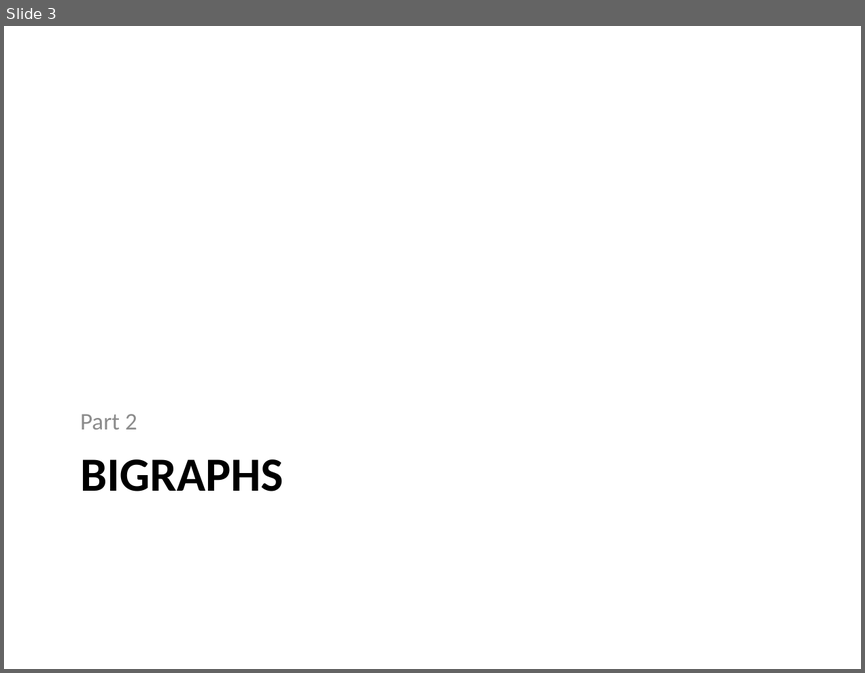
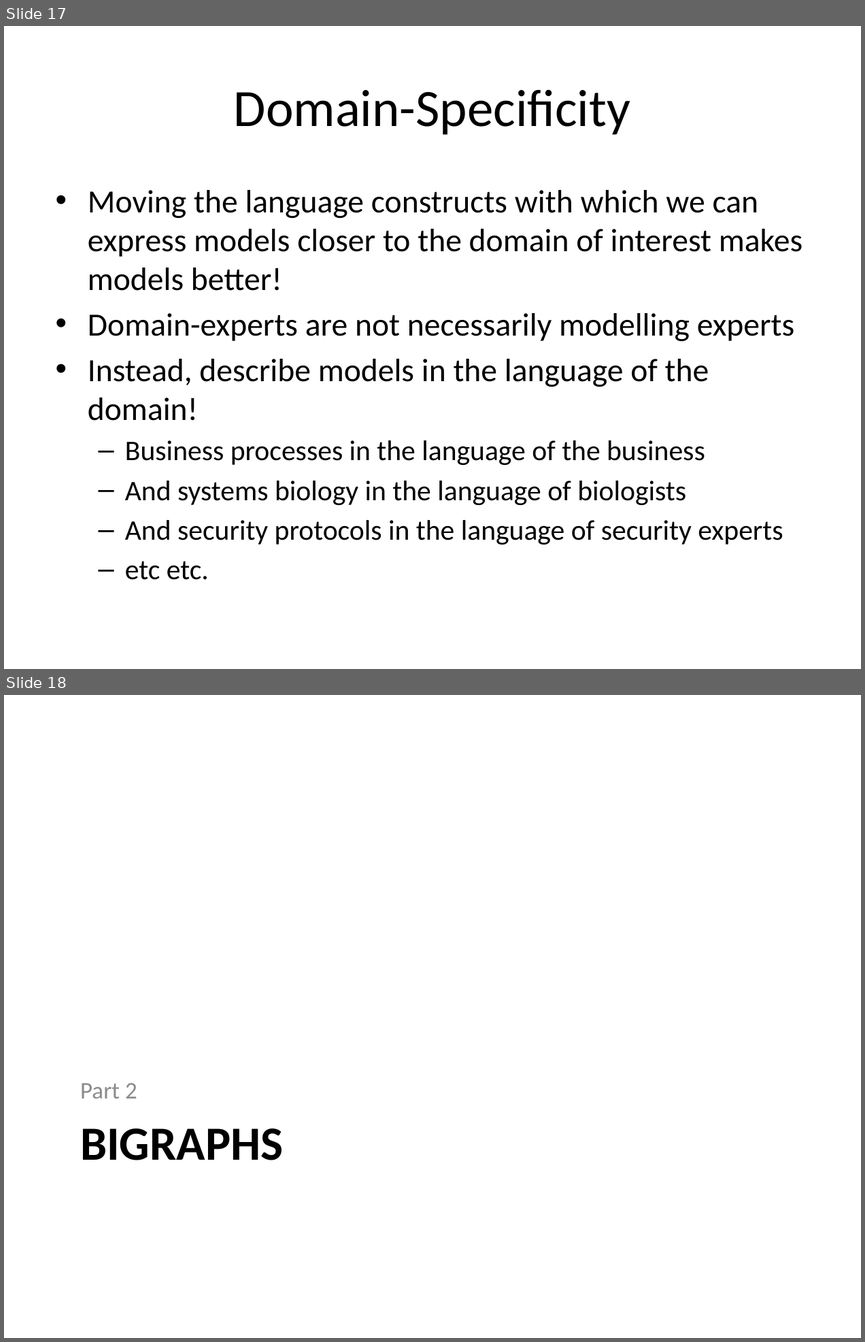
Before and after one commit to gian/defense, a slide deck: PhDDefense.pptx. Shown one above the other, each under a label of ours: slide 3 before the commit, slides 17 and 18 after it. The pictures are 865x673 and 865x1342 pixels, drawn with LibreOffice and Linux fonts; fonts in the diff are those of the drawing. Boxes give left, top, right and bottom in pixels: in the first picture for what was removed or moved away, otherwise in the second. Text is boxed around its words. In the diff, an @@ line names an element or a change of style, - is before the commit and + after.

```diff
--- a/PhDDefense.pptx
+++ b/PhDDefense.pptx
@@ slide 17 added at bbox=[4, 26, 861, 669], background #FFFFFF @@
@@ title added at bbox=[234, 89, 630, 135], 44 pt, text #000000 @@
+Domain-Specificity
@@ text added at bbox=[88, 190, 802, 580], 27.2 pt, text #000000 @@
+• Moving the language constructs with which we can express models closer to the domain of interest makes models better!
+• Domain-experts are not necessarily modelling experts
+• Instead, describe models in the language of the domain!
+  – Business processes in the language of the business
+  – And systems biology in the language of biologists
+  – And security protocols in the language of security experts
+  – etc etc.
@@ what was slide 3 is now slide 18 @@
```
Also in this commit, not shown: 14 other slides added.
